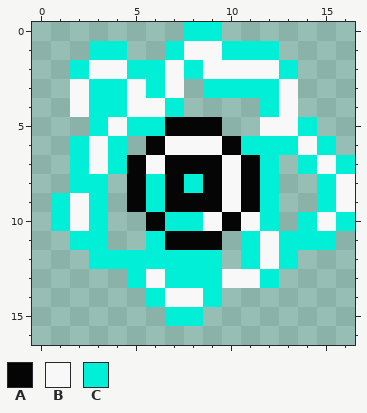
Two states of a pixel-art sprite, sprites/images/sprJumpSpikeB_3.png. The picture above is the old version.
The file is 17x17 pixels.
Palette (. is transparent): A #050505  B #f8f8f8  C #00efd6
Pixels before, first column x 1:
 0 .......CC.......
 1 ..CC..CBBCCC....
 2 .CBBCCBCBBBBC...
 3 .BCCBCB.CCCCB...
 4 .BCCBBC....CB...
 5 ..CBCCAAA..BBC..
 6 .CBC.ABBBACCCBC.
 7 .CBCABAAABAC.CBC
 8 .CC.ACACABAC..CB
 9 CBC.ACAAABAC..CB
10 CBC..ACCBABC.CBC
11 .CC..CAAA.CBCCC.
12 ..CCCCCCC.CBC...
13 ....CBCCCBBC....
14 .....CBBC.......
15 ......CC........
And afterwards:
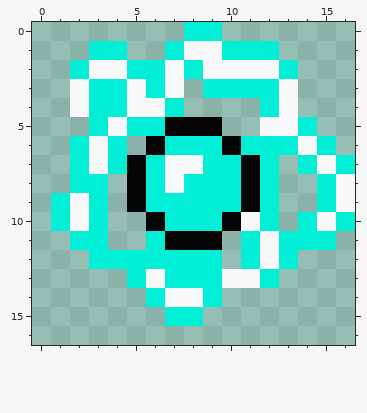
Difference:
y 6: x 7..9 BBB -> CCC
y 7: x 6..10 BAAAB -> CBBCC
y 8: x 7 A -> B; x 9..10 AB -> CC
y 9: x 7..10 AAAB -> CCCC
y 10: x 9 B -> C
